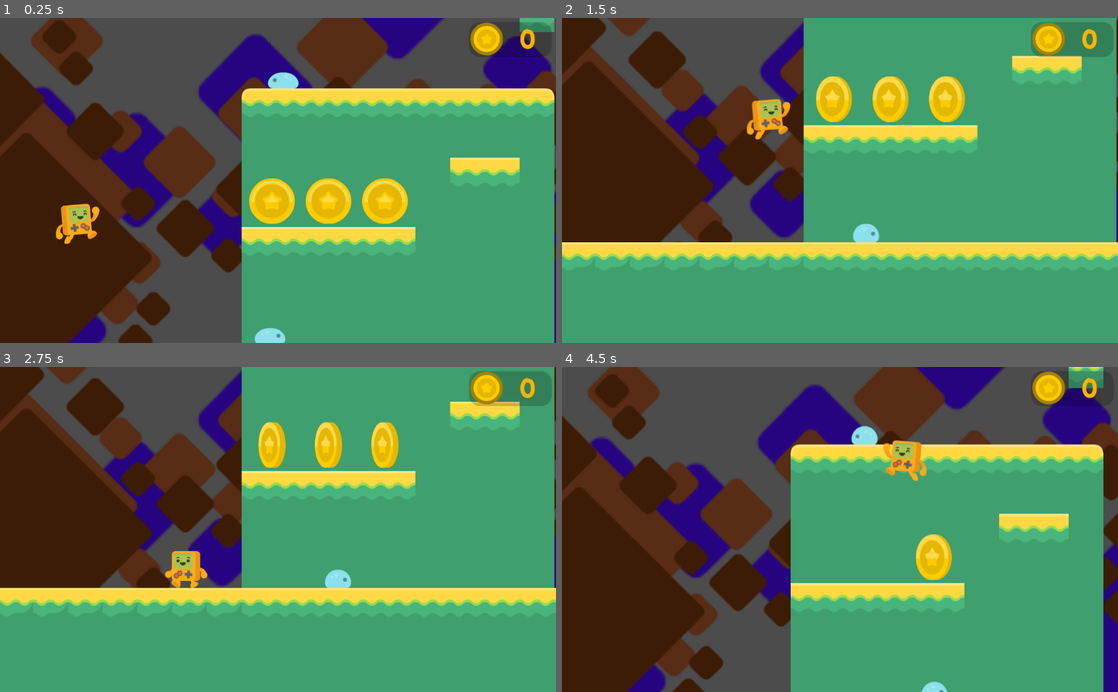
Above: before the commit, frames 1-4 (two rows, left to right).
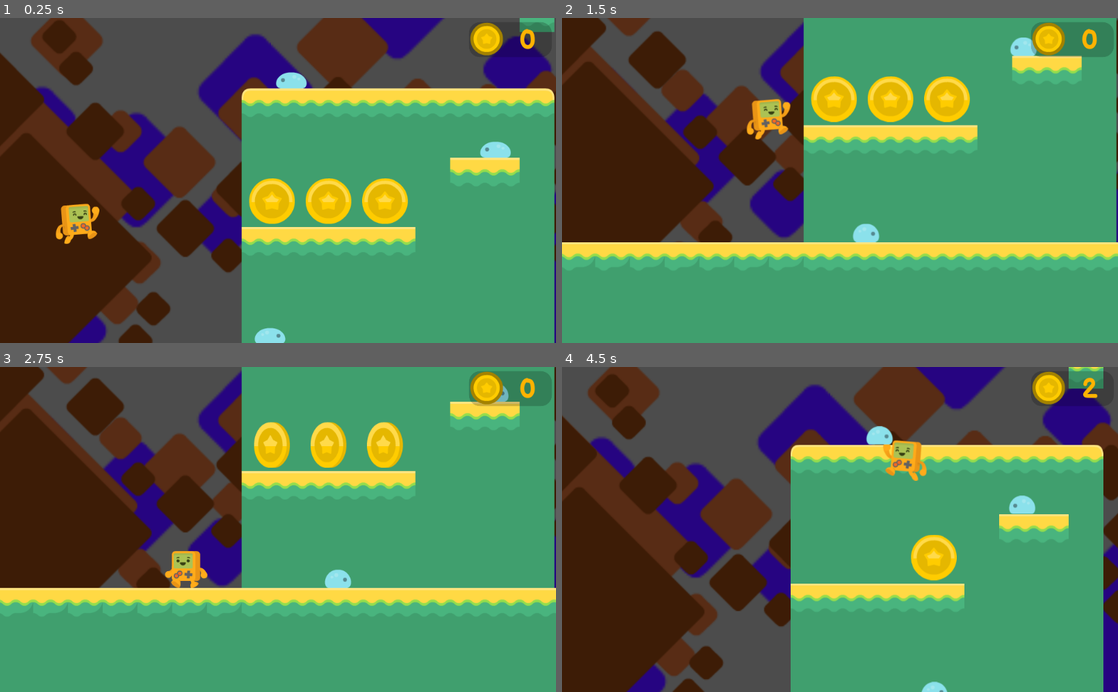
Above: after the commit, the same moments.

Repository: theaob/platformergodot
Game: Godot game, scene res://Scenes/Level1.tscn
Two runs of this game, one before a commit and one after it. Both use one fixed random seed, a clock stepped at 60 frames per second and the inputs below.
Inputs:
- Up to frame 1 (0.25 s): no input
- Up to frame 2 (1.5 s): hold Right (right) from 0.53 s (still down); tap Space (jump) at 0.77 s
- Up to frame 3 (2.75 s): tap Space (jump) at 1.52 s; release Right (right) at 2.03 s; hold Left (left) from 2.03 s (still down)
- Up to frame 4 (4.5 s): release Left (left) at 2.78 s; hold Right (right) 2.78-4.28 s; tap Space (jump) at 3.02, 3.77 s; hold Left (left) from 4.28 s (still down)

The runs differ from the first frame. In frame 1, 0.4% of the frame differs, in the area x 48-92%, y 16-43%; in frame 2, 1.5%, in the area x 44-86%, y 5-33%; in frame 3, 1.2%; in frame 4, 1.4%.

Commit message:
fixed coin events added enemy squashing

Diff:
--- a/Scenes/Coin.tscn
+++ b/Scenes/Coin.tscn
@@ -117,7 +117,7 @@
 [node name="AnimatedSprite" type="AnimatedSprite" parent="."]
 frames = SubResource( 1 )
 animation = "idle"
-frame = 4
+frame = 3
 playing = true
 
 [node name="AnimationPlayer" type="AnimationPlayer" parent="."]
--- a/Scenes/Enemy.tscn
+++ b/Scenes/Enemy.tscn
@@ -1,10 +1,13 @@
-[gd_scene load_steps=4 format=2]
+[gd_scene load_steps=5 format=2]
 
 [ext_resource path="res://Assets/Enemy/EnemySpriteFrames.tres" type="SpriteFrames" id=1]
 [ext_resource path="res://Scripts/Enemy.gd" type="Script" id=2]
 
 [sub_resource type="RectangleShape2D" id=1]
 extents = Vector2( 21.5, 11.5 )
+
+[sub_resource type="RectangleShape2D" id=2]
+extents = Vector2( 20, 3 )
 
 [node name="enemy" type="KinematicBody2D"]
 collision_layer = 16
@@ -25,3 +28,13 @@
 enabled = true
 cast_to = Vector2( 0, 20 )
 collision_mask = 2
+
+[node name="TopChecker" type="Area2D" parent="."]
+collision_layer = 16
+collision_mask = 33
+
+[node name="CollisionShape2D" type="CollisionShape2D" parent="TopChecker"]
+position = Vector2( -1, -10 )
+shape = SubResource( 2 )
+
+[connection signal="body_entered" from="TopChecker" to="." method="_on_TopChecker_body_entered"]
--- a/Scenes/Level1.tscn
+++ b/Scenes/Level1.tscn
@@ -151,7 +151,10 @@
 direction = 1
 
 [node name="enemy2" parent="enemies" instance=ExtResource( 8 )]
-position = Vector2( 89, -56 )
+position = Vector2( 104, -32 )
+
+[node name="enemy3" parent="enemies" instance=ExtResource( 8 )]
+position = Vector2( 480, 104 )
 
 [node name="Steve" parent="." instance=ExtResource( 2 )]
 position = Vector2( -302, 169 )
@@ -171,3 +174,13 @@
 [node name="HUD" parent="." instance=ExtResource( 7 )]
 
 [connection signal="body_entered" from="FallZone" to="Steve" method="_on_FallZone_body_entered"]
+[connection signal="coin_collected" from="coins/coin1" to="HUD" method="_on_coin_collected"]
+[connection signal="coin_collected" from="coins/coin2" to="HUD" method="_on_coin_collected"]
+[connection signal="coin_collected" from="coins/coin3" to="HUD" method="_on_coin_collected"]
+[connection signal="coin_collected" from="coins/coin4" to="HUD" method="_on_coin_collected"]
+[connection signal="coin_collected" from="coins/coin5" to="HUD" method="_on_coin_collected"]
+[connection signal="coin_collected" from="coins/coin6" to="HUD" method="_on_coin_collected"]
+[connection signal="coin_collected" from="coins/coin7" to="HUD" method="_on_coin_collected"]
+[connection signal="coin_collected" from="coins/coin8" to="HUD" method="_on_coin_collected"]
+[connection signal="coin_collected" from="coins/coin9" to="HUD" method="_on_coin_collected"]
+[connection signal="coin_collected" from="coins/coin10" to="HUD" method="_on_coin_collected"]
--- a/Scripts/Enemy.gd
+++ b/Scripts/Enemy.gd
@@ -5,7 +5,7 @@
 export var detectsCliffs = true;
 
 const GRAVITY = 35;
-const X_SPEED = 50;
+var x_speed = 50;
 const TERMINAL_VELOCITY = 500;
 
 func _ready():
@@ -22,6 +22,12 @@
 		$FloorChecker.position.x = $CollisionShape2D.shape.get_extents().x * direction;
 
 	velocity.y = min(TERMINAL_VELOCITY, velocity.y + GRAVITY);
-	velocity.x = X_SPEED * direction;
+	velocity.x = x_speed * direction;
 
 	velocity = move_and_slide(velocity, Vector2.UP);
+
+
+func _on_TopChecker_body_entered(body):
+	if not body == self:
+		$AnimatedSprite.play("squashed");
+		x_speed = 0;
Not shown, changed: export_presets.cfg
Not shown, changed: .gitignore
